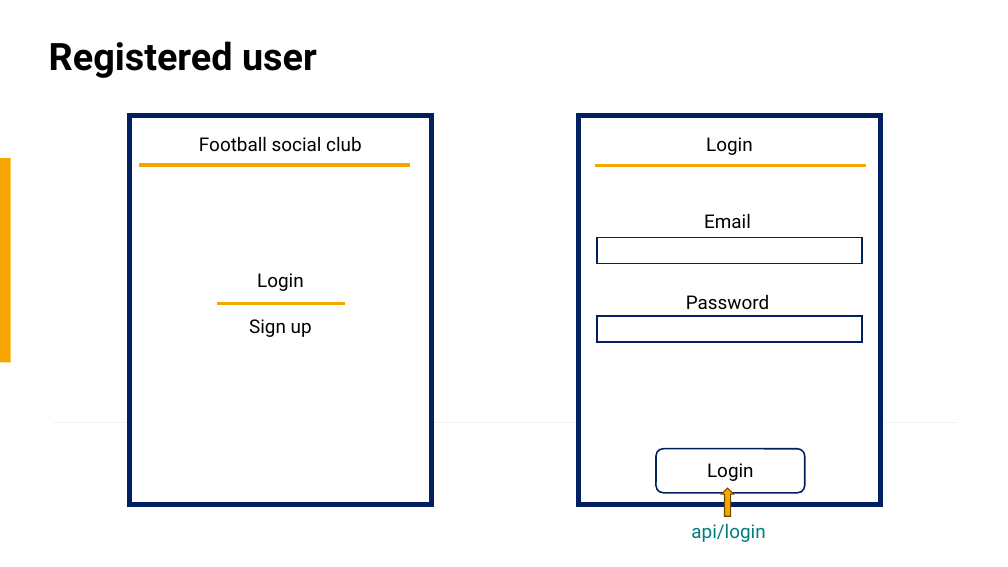
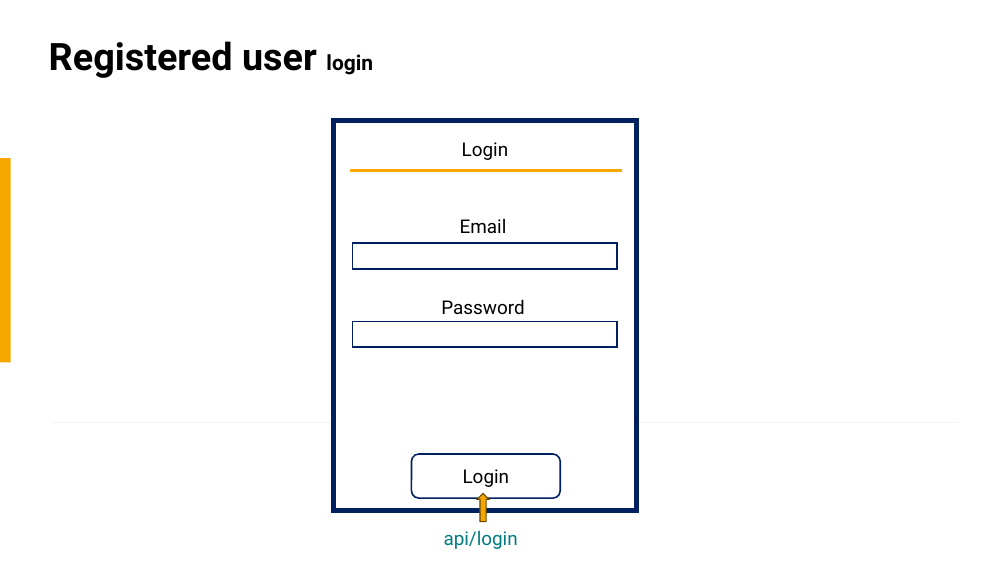
Before and after one commit to EnomisLP/Football, a slide deck: slide 13 of Large scale database mock-ups.pptx (slide 5 before the commit). Drawn at 1008x567 pixels with LibreOffice and Linux fonts; fonts in the diff are those of the drawing. Boxes give left, top, right and bottom in pixels: in the first picture for what was removed or moved away, otherwise in the second. Text is boxed around its words. In the diff, an @@ line names an element or a change of style, - is before the commit and + after.

```diff
--- a/Large scale database mock-ups.pptx
+++ b/Large scale database mock-ups.pptx
@@ title at (49, 41, 373, 78): text changed @@
-Registered user
+Registered user login
@@ rectangle removed at (129, 116, 432, 505) @@
@@ text removed at (199, 136, 361, 152) @@
-Football social club
@@ line removed from (139, 165) to (411, 165) @@
@@ text removed at (249, 273, 312, 337) @@
-Login
-Sign up
@@ line removed from (217, 303) to (346, 303) @@
@@ 4 texts, 3 rectangles, 1 line, 1 rounded rectangle, 1 down arrow: place and size @@
-4 texts, 3 rectangles, 1 line, 1 rounded rectangle, 1 down arrow at (578, 116, 881, 516)
+4 texts, 3 rectangles, 1 line, 1 rounded rectangle, 1 down arrow at (334, 121, 637, 522)
@@ text "api/login": place and size @@
-text "api/login" at (691, 523, 765, 542)
+text "api/login" at (444, 531, 518, 549)
```
Also in this commit, not shown: 19 other slides changed, 10 slides added, 4 other files.
